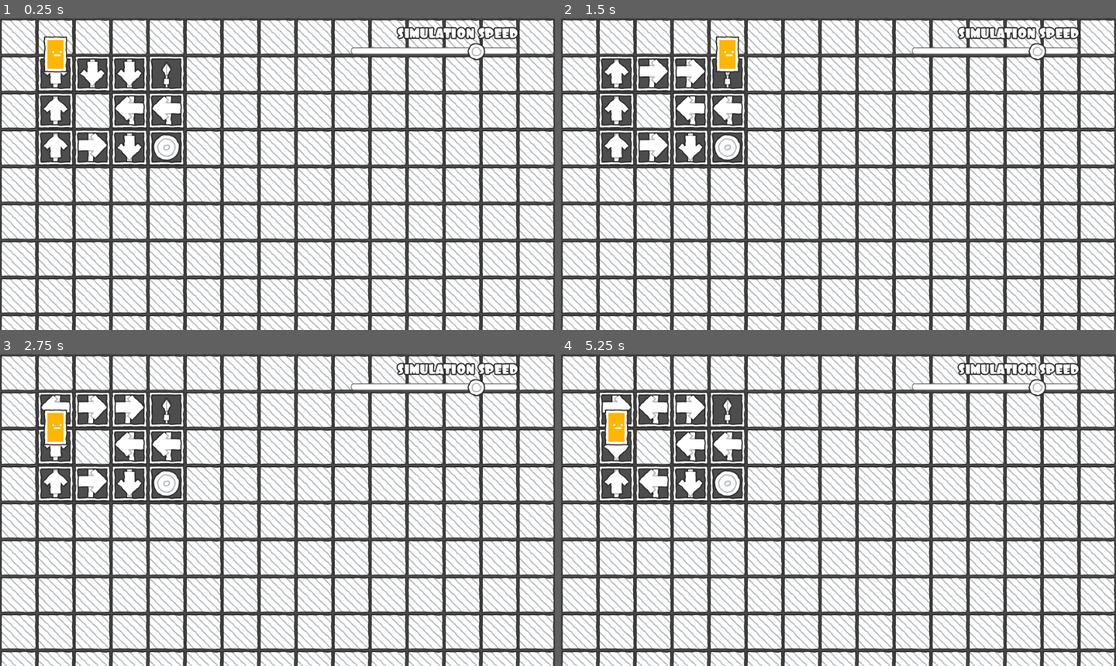
Above: before the commit, frames 1-4 (two rows, left to right).
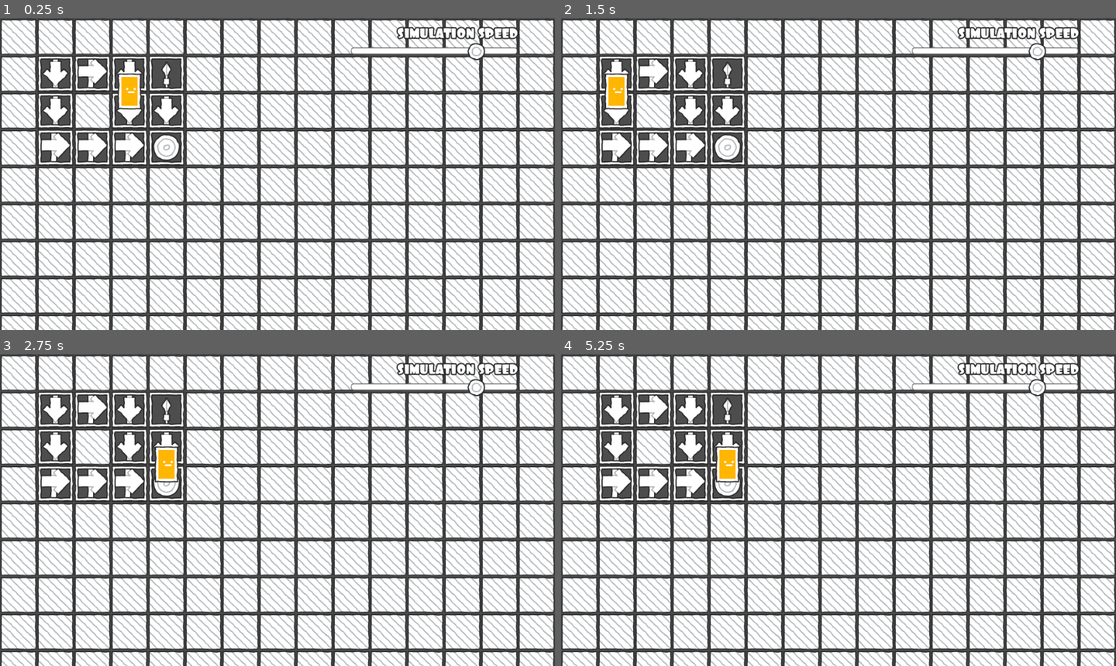
Above: after the commit, the same moments.

Repository: moraguma/RLSandbox
Game: Godot game, scene res://scenes/Experiments/AdaptiveDynamicProgramming.tscn
Same seed, same stepped clock (60 frames per second), same inputs: the game is played once before the commit and once after it. The project has no main scene, so this scene is started directly.
Inputs:
- Up to frame 1 (0.25 s): no input
- Up to frame 2 (1.5 s): no input
- Up to frame 3 (2.75 s): no input
- Up to frame 4 (5.25 s): no input

The runs differ from the first frame. In frame 1, 1.7% of the frame differs, in the area x 7-33%, y 5-46%; in frame 2, 1.8%; in frame 3, 1.8%; in frame 4, 2.0%, in the area x 7-33%, y 13-47%.

Commit message:
Adds working ADP

Diff:
--- a/scenes/scripts/Environment.gd
+++ b/scenes/scripts/Environment.gd
@@ -46,7 +46,7 @@
 const MAX_FRAMES_PER_ITERATION = 60
 
 # Learning ---------------------------------------------------------------------
-const MAX_ITERATIONS = 10000
+const MAX_EPISODES = 300
 const MAX_STEPS = 50
 
 # --------------------------------------------------------------------------------------------------
@@ -57,7 +57,7 @@
 var graph = {}
 
 var trial = [] # List of [s, a, r]
-var iterations = 0
+var episodes = 0
 
 # Components -------------------------------------------------------------------
 @export var action_results_script: GDScript
@@ -93,7 +93,7 @@
 	build_graph()
 
 	if headless:
-		while iterations < MAX_ITERATIONS:
+		while episodes < MAX_EPISODES:
 			_iterate_algorithm()
 
 
@@ -109,13 +109,12 @@
 
 # Calls function for the chosen RL algorithm
 func _iterate_algorithm():
-	iterations += 1
-
 	environment_step()
 
 	learner.rl_step(trial, is_terminal(trial[-1][0]))
 
 	if is_terminal(trial[-1][0]):
+		episodes += 1
 		reset_episode()
 
 
--- a/scenes/scripts/rl/learners/AdaptiveDynamicProgramming.gd
+++ b/scenes/scripts/rl/learners/AdaptiveDynamicProgramming.gd
@@ -1,6 +1,7 @@
 extends Learner
 
 const THETA = 0.01
+const MAX_POLICY_EVAL_ITERATIONS = 50
 
 # m[s][a] contains {"results": {s: {reward: 0, frequency: 0}, ...}, "total": total_frequency}
 var m = {}
@@ -8,7 +9,7 @@
 var q = {}
 var gamma = 0.9
 var starting_epsilon = 0.9
-var episodes_to_zero_epsilon = 1000
+var episodes_to_zero_epsilon = 300
 var episodes = 0
 
 # trial is a list of [s, a, r]
@@ -20,19 +21,26 @@
 		add_frequency(m, trial[-2][0], trial[-2][1], trial[-1][0], trial[-1][2])
 
 		# Update state-action value function
+		var iterations = 0
 		var delta = THETA
-		while delta >= THETA:
+		while delta >= THETA and iterations < MAX_POLICY_EVAL_ITERATIONS:
+			iterations += 1
 			delta = 0
+
+			var nq = q.duplicate(true)
 			for s in m:
 				for a in m[s]:
 					init_state_action(q, s, a)
+					init_state_action(nq, s, a)
 
-					var old_q = q[s][a]
+					nq[s][a] = 0
 					for result in m[s][a]["results"]:
 						var ns = result
-						var r = m[s][a]["results"][result]["reward"]
+						var r = m[s][a]["results"][result]["reward"] / m[s][a]["results"][result]["frequency"]
 						var p = m[s][a]["results"][result]["frequency"] / m[s][a]["total"]
-						q[s][a] += p * (r + gamma * get_state_value(q, ns))
+						nq[s][a] += p * (r + gamma * get_state_value(q, ns))
+					delta = max(delta, abs(nq[s][a] - q[s][a]))
+			q = nq
 
 # Graph, current state
 func select_action(s: Vector2i, ax: Array[Vector2i]) -> Vector2i:
@@ -56,10 +64,10 @@
 	init_model(d, s, a)
 
 	if not ns in d[s][a]["results"]:
-		d[s][a]["results"][ns] = {"reward": 0, "frequency": 0}
+		d[s][a]["results"][ns] = {"reward": 0.0, "frequency": 0.0}
 	d[s][a]["results"][ns]["reward"] += r
-	d[s][a]["results"][ns]["frequency"] += 1
-	d[s][a]["total"] += 1
+	d[s][a]["results"][ns]["frequency"] += 1.0
+	d[s][a]["total"] += 1.0
 
 
 func init_model(d: Dictionary, s: Vector2i, a: Vector2i):
@@ -82,6 +90,8 @@
 
 	var max_value = -INF
 	for a in d[s]:
+		if not d[s][a] > -INF:
+			pass
 		if d[s][a] > max_value:
 			max_value = d[s][a]
 
Not shown, changed: README.md
